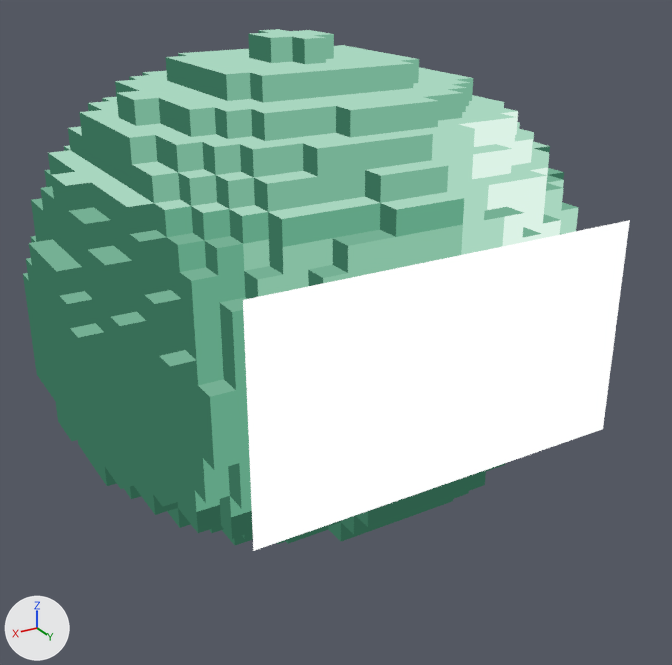
A saved change to the glTF model assets/models/creatures/slime_blob/slime_blob.glb.
Both versions are drawn from a 50 mm lens placed at (1.011, 1.83, 1.197), pointed at (-0.026, 0.101, 0.332). Every picture has the same lights, and +X, +Y and +Z are marked at lower left. The picture after the commit comes second. Where no turn or scale is listed for an object, it has been applied to the vertices. Vertices at exactly the same position are counted once.

Names of what the first picture shows: 'Face', 'Shell'.
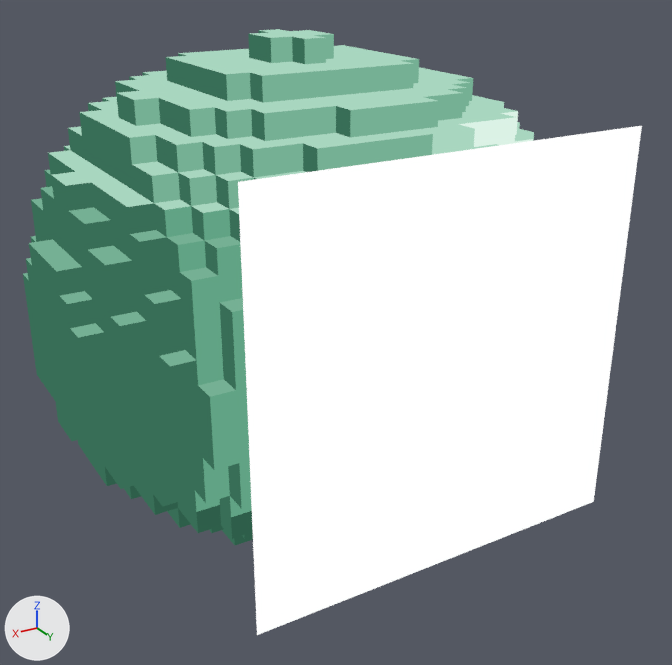
Pixel boxes (x1, y1, x2, y2) of what changed, in the pictures (672 x 665 px):
'Face', reshaped (54% taller): before (243, 220, 630, 551); after (238, 126, 642, 635)

Edits to the bpy script that builds the scene:
```text
Change me_pixel_face_decal:
    used by ob_face; location = (0.0, 0.0, 0.499)
    remove me_pixel_face_decal.from_pydata(...)  # 4 vertices, 2 faces; spans x -0.431..0.431, y 0.577, z -0.314..0.165
    add me_pixel_face_decal.from_pydata(...)  # 4 vertices, 2 faces; spans x -0.431..0.431, y 0.577, z -0.504..0.354
    me_pixel_face_decal part 1
    me_pixel_face_decal.vertices[0].co: (0.431, 0.577, -0.314) -> (0.431, 0.577, -0.504)  # pixel (253, 550) -> pixel (256, 635)
    me_pixel_face_decal.vertices[1].co: (-0.431, 0.577, -0.314) -> (-0.431, 0.577, -0.504)  # pixel (602, 429) -> pixel (593, 501)
    me_pixel_face_decal.vertices[2].co: (-0.431, 0.577, 0.165) -> (-0.431, 0.577, 0.354)  # pixel (629, 220) -> pixel (641, 125)
    me_pixel_face_decal.vertices[3].co: (0.431, 0.577, 0.165) -> (0.431, 0.577, 0.354)  # pixel (242, 299) -> pixel (237, 181)
```
